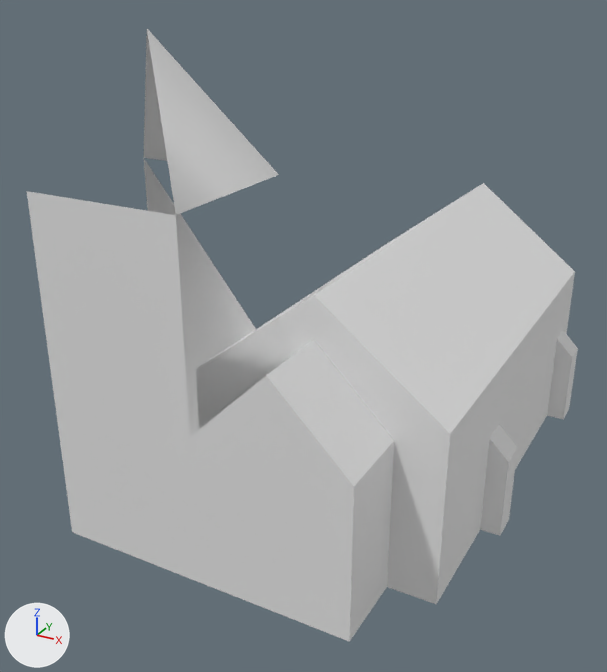
Renders of the OBJ model Assets/church.obj from each side of a commit.
One viewpoint serves both versions: a 50 mm lens placed at (22.6, -49.3, 33.7), pointed at (-2.5, -3.6, 10.8). The axes (+X, +Y, +Z) are drawn at lower left. The lights are the same throughout. Where no turn or scale is listed for an object, it has been applied to the vertices.

Objects in the first picture: 'church'.
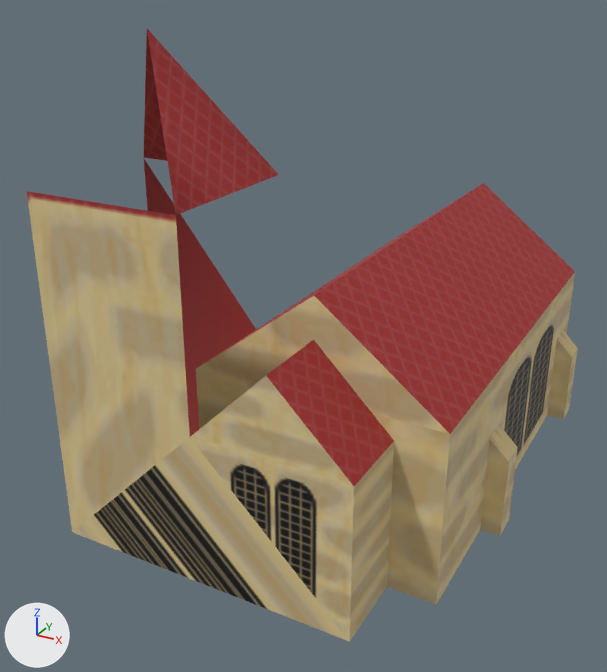
Location of each change, [x1, y1, x2, y2] in pixels of the pictures (607 x 672 px):
'church', recoloured
    both: [27, 29, 578, 642]

What the commit changed:
Picture 'church.bmp' (img_church_bmp) is new.
Material 'church' (mat_church) is new.
Its texture is img_church_bmp.
Its roughness is 0.69.
me_church has 45 vertices, 56 faces and spans x -12.2..12.2, y -17.1..17.1, z 0.0..30.7.
me_church now uses material mat_church (picture img_church_bmp).
